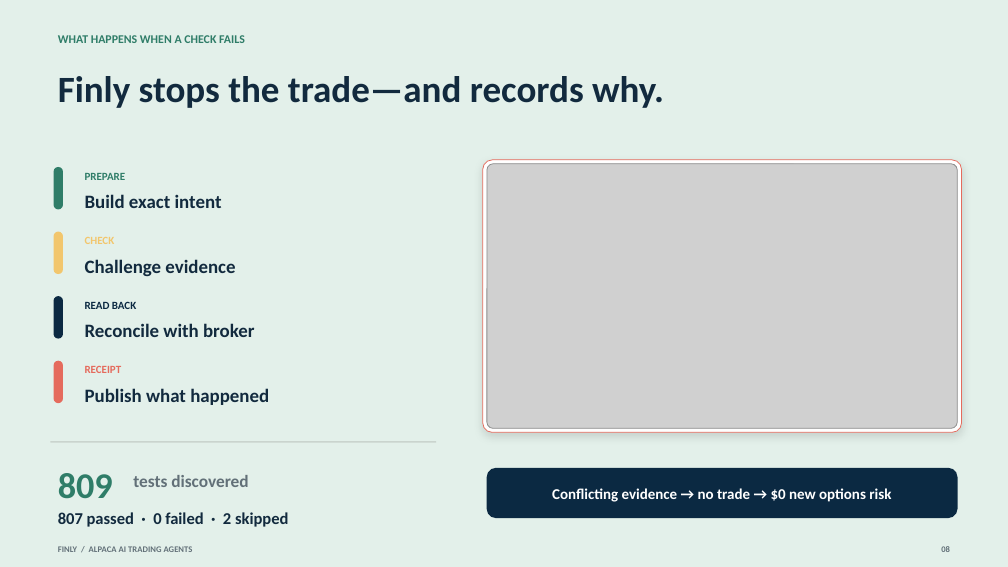
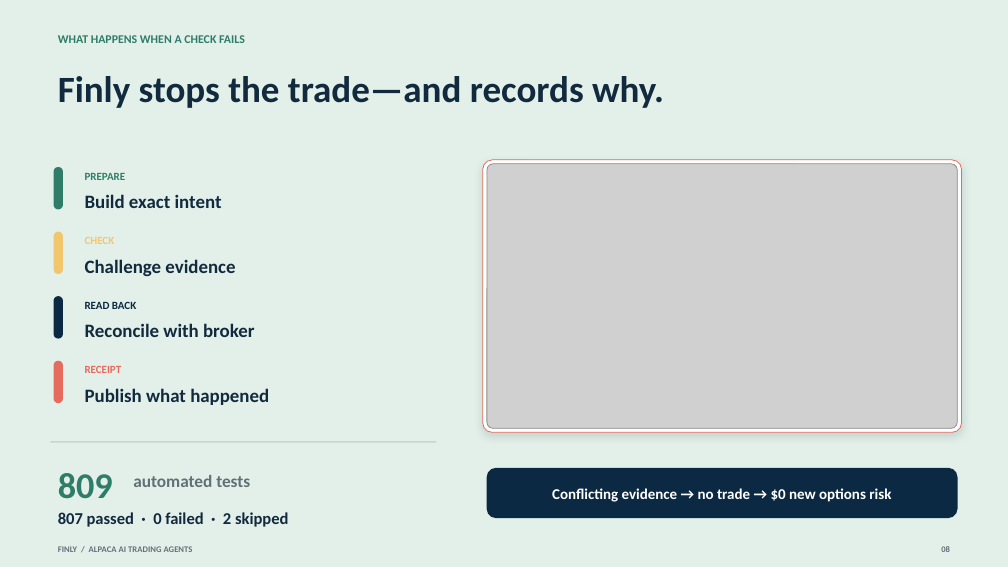
Before and after one commit to owlsowo/finly-bot, a slide deck: slide 8 of public/judge/Finly_Consulting_Deck.pptx. Drawn at 1008x567 pixels with LibreOffice and Linux fonts; fonts in the diff are those of the drawing; grey boxes stand for pictures. Boxes give left, top, right and bottom in pixels: in the first picture for what was removed or moved away, otherwise in the second. Text is boxed around its words. In the diff, an @@ line names an element or a change of style, - is before the commit and + after.

```diff
--- a/public/judge/Finly_Consulting_Deck.pptx
+++ b/public/judge/Finly_Consulting_Deck.pptx
@@ text at (133, 475, 250, 487): text changed @@
-tests discovered
+automated tests
```
Also in this commit, not shown: 6 other slides changed, 23 other files.
